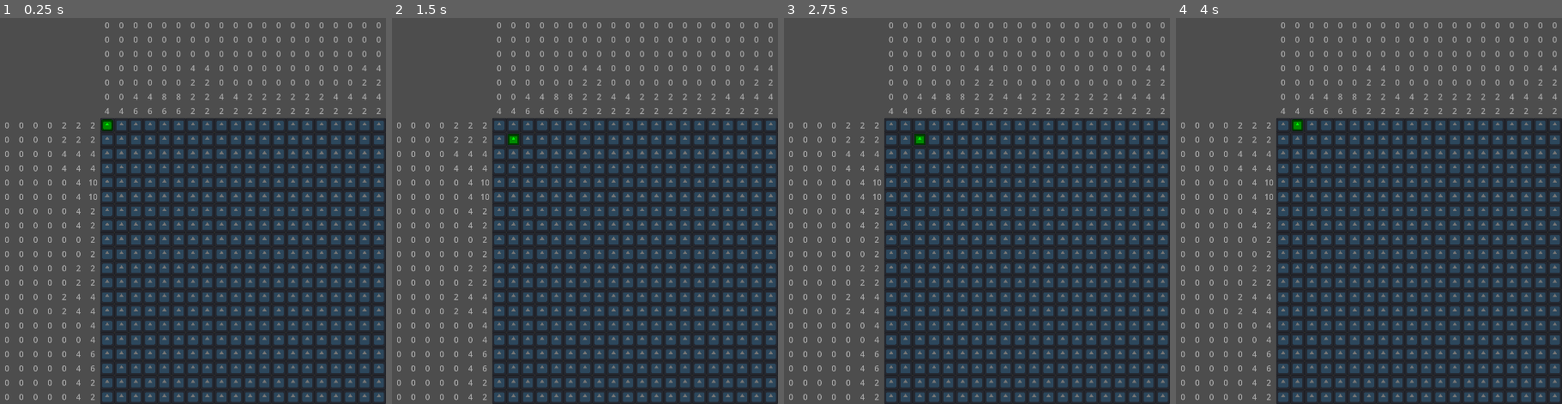
Above: before the commit, frames 1-4 (left to right).
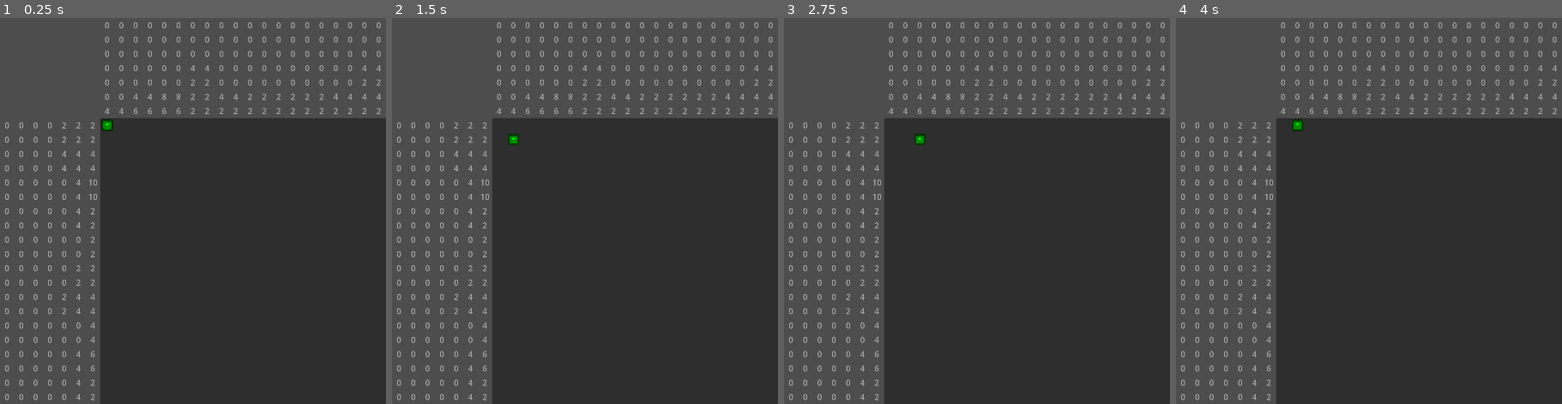
Above: after the commit, the same moments.

Repository: Kamranaway/Touhou-Fan-Game-Jam-11
Game: Godot game, scene res://assets/scenes/Puzzle.tscn
Same seed, same stepped clock (60 frames per second), same inputs: the game is played once before the commit and once after it. The project has no main scene, so this scene is started directly. The engine's default icon, where the game draws it, is replaced by a stand-in: a white triangle on a blue panel in a dark square.
Inputs:
- Up to frame 1 (0.25 s): no input
- Up to frame 2 (1.5 s): tap Enter at 0.5 s; hold Right (ui_right) 0.53-1.28 s; tap Space at 1.25 s; hold Down (ui_down) from 1.28 s (still down)
- Up to frame 3 (2.75 s): tap Enter at 2 s; release Down (ui_down) at 2.03 s; hold Right (ui_right) from 2.03 s (still down)
- Up to frame 4 (4 s): tap Space at 2.75 s; release Right (ui_right) at 2.78 s; hold Up (ui_up) 2.78-3.53 s; tap Enter at 3.5 s; hold Left (ui_left) from 3.53 s (still down)

The runs differ from the first frame. In frame 1, 24% of the frame differs, in the area x 26-100%, y 26-100%; in frame 2, 24%; in frame 3, 24%; in frame 4, 24%.

Commit message:
Slots on grid now have individual states

Diff:
--- a/assets/scenes/Slot.tscn
+++ b/assets/scenes/Slot.tscn
@@ -1,7 +1,7 @@
 [gd_scene load_steps=3 format=3 uid="uid://bsrf2rraabut2"]
 
-[ext_resource type="Texture2D" uid="uid://dmjw3jtwrq58t" path="res://assets/sprites/icon.svg" id="1_cusvq"]
 [ext_resource type="Script" path="res://assets/scripts/Slot.gd" id="1_k1o08"]
+[ext_resource type="Texture2D" uid="uid://cl43wcsx1mdoa" path="res://assets/sprites/cross.png" id="2_a3n8u"]
 
 [node name="1" type="MarginContainer"]
 custom_minimum_size = Vector2(40, 40)
@@ -18,7 +18,16 @@
 grow_vertical = 2
 script = ExtResource("1_k1o08")
 
-[node name="TextureRect" type="TextureRect" parent="."]
+[node name="Frame" type="TextureRect" parent="."]
 layout_mode = 2
-texture = ExtResource("1_cusvq")
+
+[node name="Cross" type="TextureRect" parent="."]
+visible = false
+layout_mode = 2
+texture = ExtResource("2_a3n8u")
 expand_mode = 1
+
+[node name="Fill" type="ColorRect" parent="."]
+visible = false
+layout_mode = 2
+color = Color(0, 0, 0, 1)
--- a/assets/scripts/GridContainer.gd
+++ b/assets/scripts/GridContainer.gd
@@ -41,7 +41,7 @@
 	cursor.position.x += 20
 	cursor.position.y += 20
 
-func get_cursor_input():
+func get_inputs():
 	if Input.is_action_just_pressed("ui_right"):
 		cursor_pos.x += 1
 	elif Input.is_action_just_pressed("ui_left"):
@@ -57,4 +57,4 @@
 	update_cursor_sprite_position()
 
 func _process(delta):
-	get_cursor_input()
+	get_inputs()
--- a/assets/scripts/Slot.gd
+++ b/assets/scripts/Slot.gd
@@ -1 +1,29 @@
 extends MarginContainer
+
+var current_state = State.EMPTY
+@onready var cross = $Cross
+@onready var fill = $Fill
+
+enum State {
+	EMPTY,
+	FILLED,
+	CROSS
+}
+
+func set_state(new_state: State):
+	current_state = new_state
+
+	match (new_state):
+		State.EMPTY:
+			cross.visible = false
+			fill.visible = false
+		State.FILLED:
+			cross.visible = true
+			fill.visible = true
+		State.CROSS:
+			cross.visible = true
+			fill.visible = false
+		_:
+			current_state = State.EMPTY
+			cross.visible = false
+			fill.visible = false
Binary file added: assets/sprites/cross.png
Not shown, added: assets/sprites/cross.png.import
